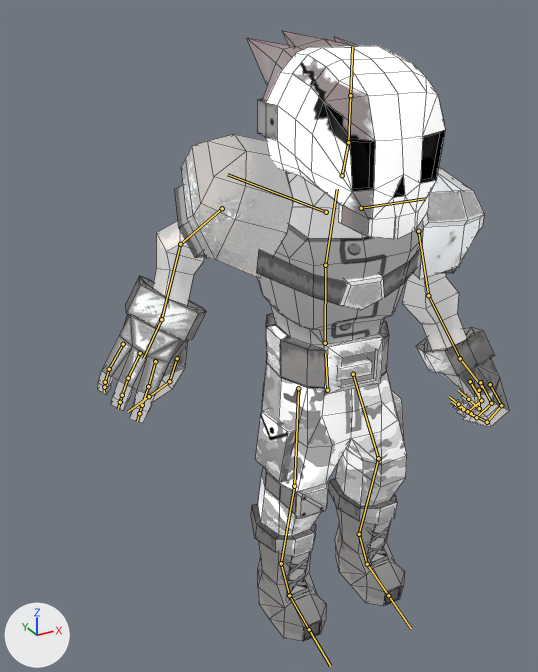
What one commit did to the FBX model Vochap/Assets/Models/Vochap/Animation/vochap_anim_changeslot1.fbx.
One viewpoint serves both versions: a camera (50 mm lens) standing at (-6.73, -9.75, 10.83) and looking at (-0.87, 0.91, 5.5). The axes (+X, +Y, +Z) are drawn at lower left. The lights are the same throughout. Both versions are drawn at frame 13 of the action 'vochapMR|vochapMRAction'; the numbers are the values there. The bones that bend it are drawn over the model as lines. Mesh edges are drawn as thin lines.

Names of what the first picture shows: 'vochapDT'.
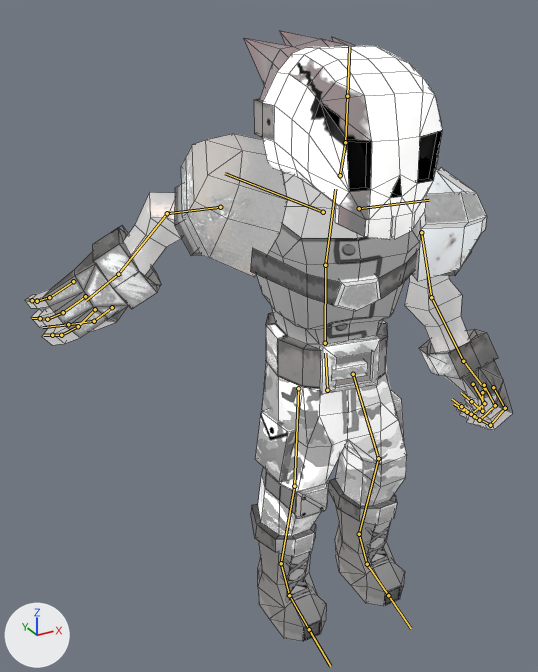
Pixel boxes (x1, y1, x2, y2) of what changed, in the pictures (538 x 672 px):
'vochapDT', posed (19% wider): before (98, 30, 509, 642); after (25, 30, 513, 642)
bone 'head', root to tip: before (348, 142) to (350, 95); after (345, 142) to (347, 96)
bone 'upper_arm.L', root to tip: before (418, 231) to (428, 295); after (421, 232) to (431, 297)
bone 'upper_arm.R', root to tip: before (222, 208) to (180, 244); after (220, 207) to (167, 213)
bone 'forearm.R', root to tip: before (180, 244) to (161, 319); after (167, 213) to (118, 274)
bone 'hand.R', root to tip: before (161, 319) to (143, 358); after (118, 274) to (85, 301)

What the commit changed:
Bone 'spine' (bone_spine) turns from (0, -6, 0) to (0, -10, 0) degrees about its own x, y and z.
Bone 'head' (bone_head) turns from (-10, 6, -1) to (-10, 10, -2) degrees about its own x, y and z.
Bone 'upper_arm.L' (bone_upper_arm_l) turns from (7, -8, -22) to (6, -12, -22) degrees about its own x, y and z.
Bone 'upper_arm.R' (bone_upper_arm_r) turns from (-21, -6, 25) to (-32, -7, 2) degrees about its own x, y and z.
Bone 'forearm.R' (bone_forearm_r) turns from (62, 1, 2) to (60, 2, 4) degrees about its own x, y and z.
Bone 'hand.R' (bone_hand_r) turns from (0, -56, 3) to (-2, -75, 6) degrees about its own x, y and z.
